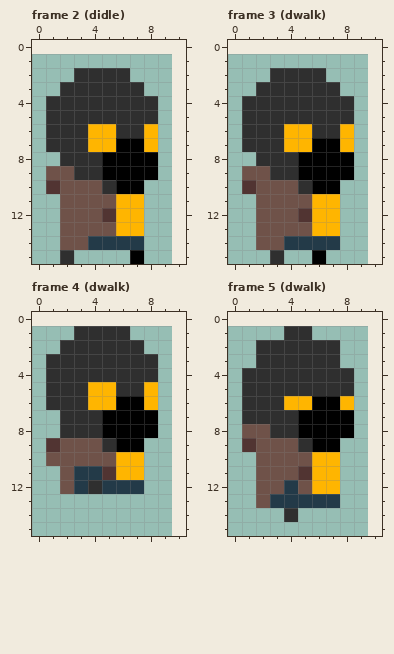
One commit to this pixel-art file: assets/player.ase. The first picture shows the starting point.
10x15 pixels, 15 frames. Colours within 5 levels of each other are drawn and written as one. Shown: frame 2 (didle), frame 3 (dwalk), frame 4 (dwalk), frame 5 (dwalk). The old version is drawn lined up with the new one, on the new canvas. The commit also changed other frames, which this record leaves out.
Now the later version:
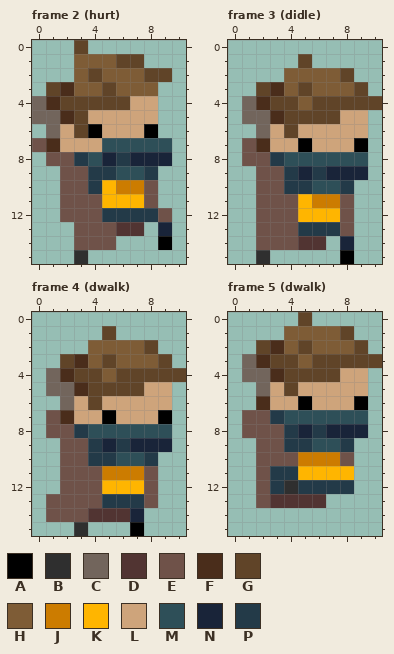
Palette (. is transparent): A #000000  B #2f2f2f  C #72655c  D #513432  E #6f5249  F #4a2d1b  G #604428  H #7e5c36  J #cc7c00  K #ffb500  L #cea47b  M #2e4f58  N #192439  P #233a48
From old to new:
canvas 10x15 -> 11x16, the old top-left corner now at 0,1
Changed rows in their new state; - is an unchanged pixel.
Frame 2 (hurt):
first column x 0:
 0 ---G------
 1 ---HHHGG--
 2 ---HGHHHGG
 3 -GFHHGHHH-
 4 CFGGGGGLL-
 5 CCFGLLLLL-
 6 -CLGALLLA-
 7 EFLLLMMMMM
 8 -EEPMNPNNN
 9 -.-EPPMMP-
10 -.--PKJJE-
11 -----K--E-
12 -----PPPPE
13 --.---DD-N
14 --.-EE..-A
15 --.B---.--
Frame 3 (didle):
first column x 1:
 1 ----G-----
 2 --.HHHHG--
 3 -GFHGHHHG-
 4 CFGGHGGGGG
 5 CCFGGGGLL-
 6 .CLGLLLLL-
 7 EFLLALLLA-
 8 EEPMMMMMM-
 9 .-EPNPNNN-
10 .--PPMMP--
11 ----KJJE--
12 ----K--E--
13 ----PPPE--
14 ---EDD.N--
15 -B.--.-A--
Frame 4 (dwalk):
first column x 1:
 1 --..G.----
 2 -..HHHHG--
 3 .GFHGHHHG-
 4 CFGGHGGGGG
 5 CCFGGGGLL-
 6 .CLGLLLLL-
 7 EFLL-LLLA-
 8 EEPMMMMMM-
 9 .--PNPNNN-
10 .--PPMMP--
11 --EEJJJE--
12 --EEKKKE--
13 EEEEPPPE--
14 EEEDDDN---
15 --B---A---
Frame 5 (dwalk):
first column x 1:
 0 ----G-----
 1 ---HHHHG--
 2 -GFHGHHHG-
 3 CFGGHGGGGG
 4 CCFGGGGLL-
 5 .CLGLLLLL-
 6 .FLLALLLA-
 7 EEPMMMMMM-
 8 --EPNPNNN-
 9 .--PPMMP--
10 ----JJJE--
11 --PPK--K--
12 --PBPPPP--
13 --DDDD.---
14 ---.------
Boxes around the changes in both pictures, in picture pixels (x1, y1, x2, y2):
changed: (32, 40, 172, 264)
changed: (242, 54, 382, 264)
changed: (46, 326, 186, 536)
changed: (242, 312, 382, 522)
